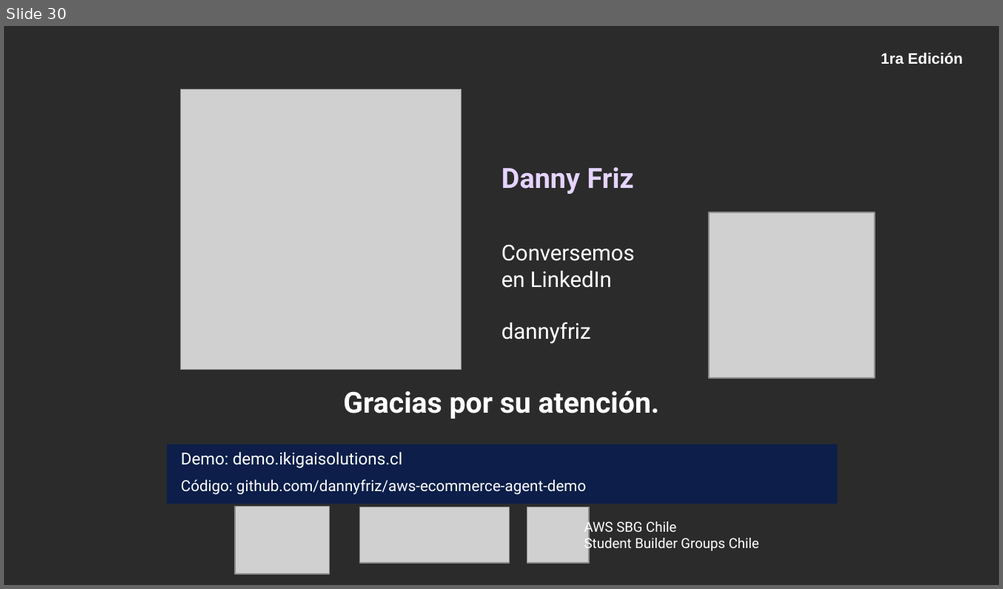
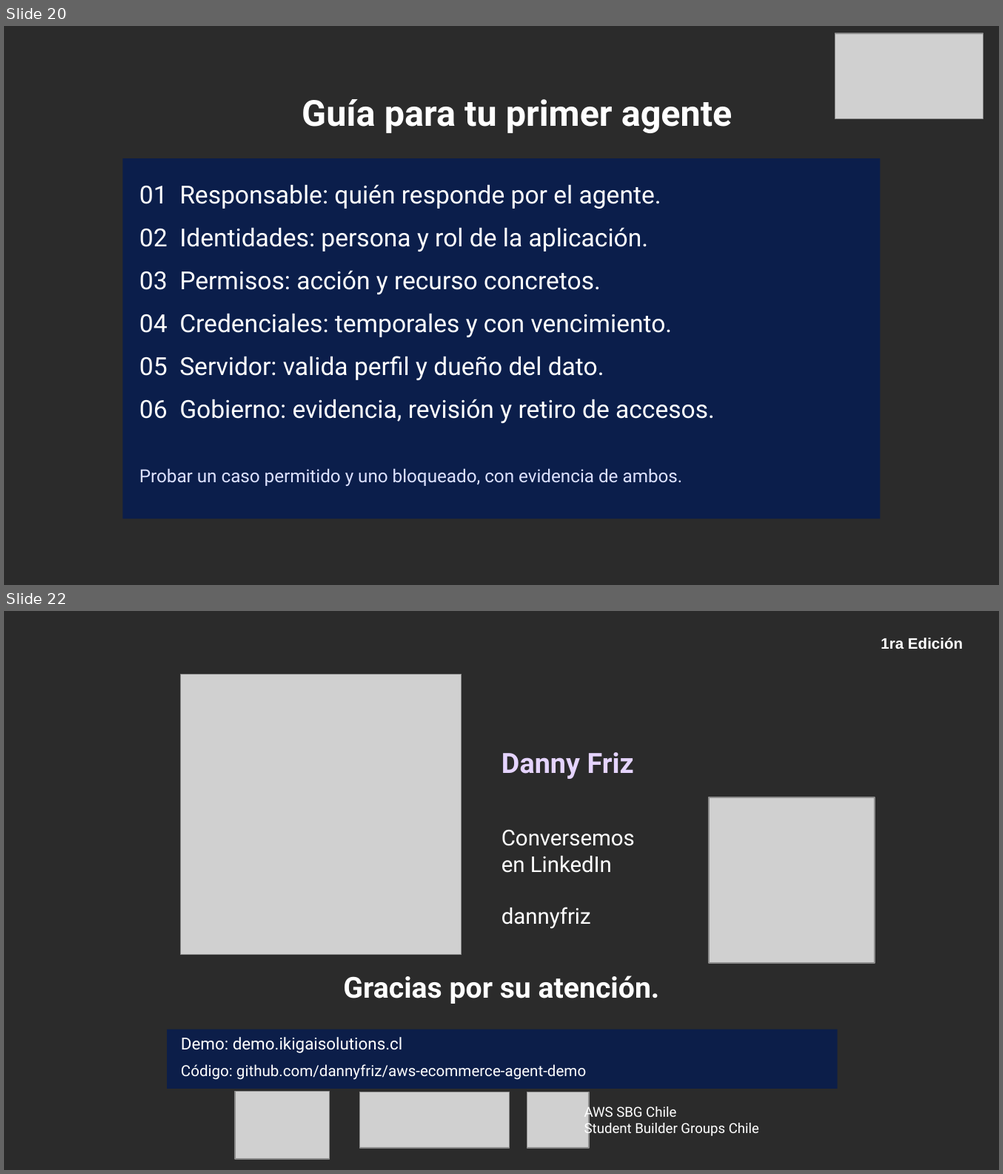
Before and after one commit to dannyfriz/aws-ecommerce-agent-demo, a slide deck: docs/presentaciones/Danny_Friz_SCD_2026_arquitectura_IA.pptx. Shown one above the other, each under a label of ours: slide 30 before the commit, slides 20 and 22 after it; the slides between them are not shown. The pictures are 1003x589 and 1003x1174 pixels, drawn with LibreOffice and Linux fonts; fonts in the diff are those of the drawing; grey boxes stand for pictures; background and template pictures are left out; a plain dark background stands for a picture behind light text. Boxes give left, top, right and bottom in pixels: in the first picture for what was removed or moved away, otherwise in the second. Text is boxed around its words. In the diff, an @@ line names an element or a change of style, - is before the commit and + after.

Commit message:
docs: alinear la charla con identidad y gobierno de accesos

```diff
--- a/docs/presentaciones/Danny_Friz_SCD_2026_arquitectura_IA.pptx
+++ b/docs/presentaciones/Danny_Friz_SCD_2026_arquitectura_IA.pptx
@@ slide 20 added at <box>4,26,999,585</box>, background picture (left out) @@
@@ picture added at <box>834,33,982,118</box> @@
@@ text added at <box>301,99,732,133</box>, 26 pt, text #FFFFFF, bold @@
+Guía para tu primer agente
@@ rectangle added at <box>122,158,879,518</box>, fill #0B1E4B @@
@@ text added at <box>139,184,661,209</box>, 18 pt, text #FFFFFF @@
+01 Responsable: quién responde por el agente.
@@ text added at <box>139,227,649,252</box>, 18 pt, text #FFFFFF @@
+02 Identidades: persona y rol de la aplicación.
@@ text added at <box>139,270,600,295</box>, 18 pt, text #FFFFFF @@
+03 Permisos: acción y recurso concretos.
@@ text added at <box>139,313,672,338</box>, 18 pt, text #FFFFFF @@
+04 Credenciales: temporales y con vencimiento.
@@ text added at <box>139,356,604,380</box>, 18 pt, text #FFFFFF @@
+05 Servidor: valida perfil y dueño del dato.
@@ text added at <box>139,399,714,423</box>, 18 pt, text #FFFFFF @@
+06 Gobierno: evidencia, revisión y retiro de accesos.
@@ text added at <box>139,469,683,486</box>, 13 pt, text #DDE2FF @@
+Probar un caso permitido y uno bloqueado, con evidencia de ambos.
@@ what was slide 30 is now slide 22 @@
```
Also in this commit, not shown: 16 slides changed, 10 other slides added, 11 slides removed, 6 other files.
